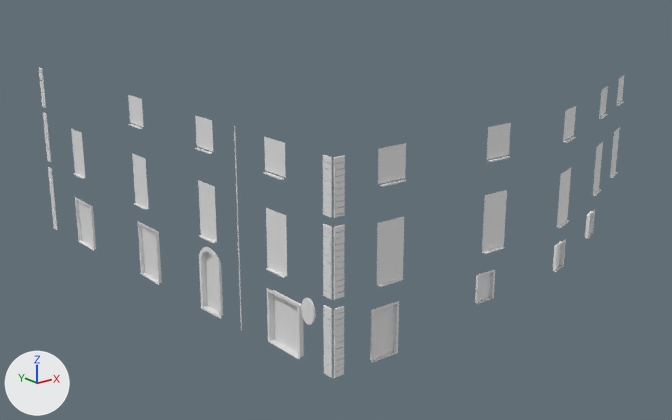
One commit to the Blender file Maps/Sardinia/Blender/Sardinia_Master.blend: the scene before it, then after it.
One viewpoint serves both versions: a camera (50 mm lens) standing at (-33.4, 43.7, 9.8) and looking at (-0.9, 84.3, -6.4). The lights are fixed; the arrows at lower left show +X, +Y and +Z.

The first picture shows 'Building8b.001'.
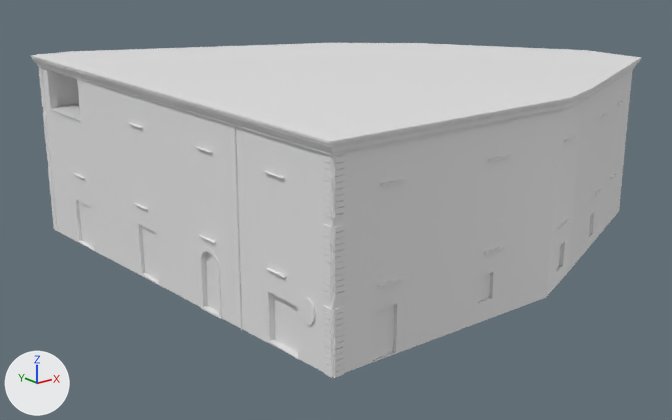
Location of each change, [x1, y1, x2, y2] in pixels of the pictures (672 x 420 px):
'Building8a', shown: after [31, 43, 641, 377]

The change in detail:
Object 'Building8a' (ob_building8a) is now shown.
